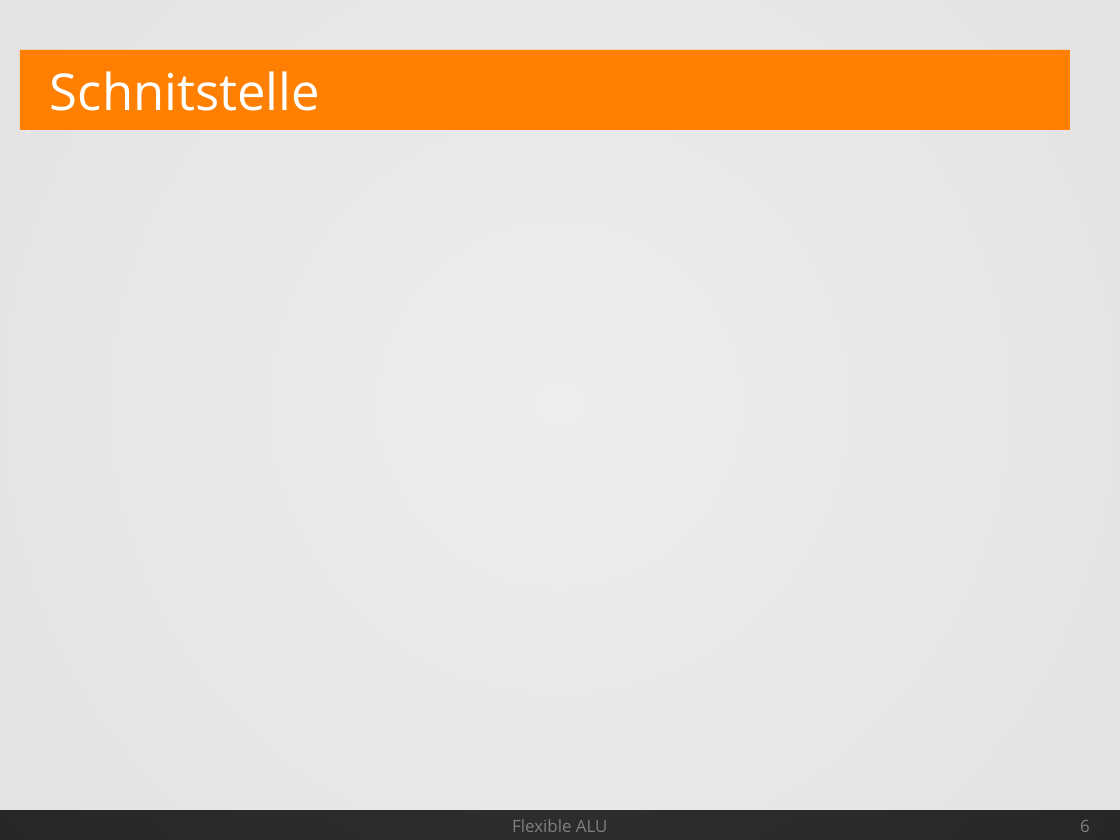
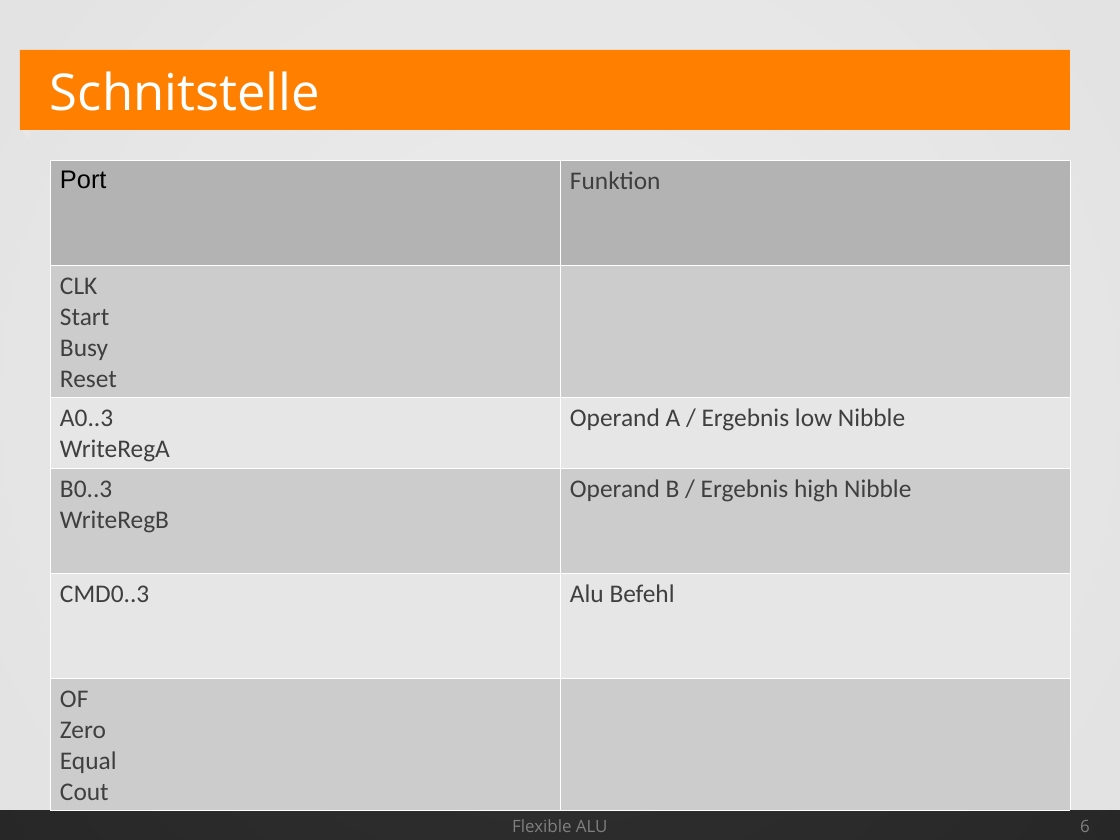
Before and after one commit to Geend/FHDWLogicWorksLib, a slide deck: slide 6 of alu-4/Spec/AluSpec.odp. Drawn at 1120x840 pixels with LibreOffice and Linux fonts; fonts in the diff are those of the drawing. Boxes give left, top, right and bottom in pixels: in the first picture for what was removed or moved away, otherwise in the second. Text is boxed around its words. In the diff, an @@ line names an element or a change of style, - is before the commit and + after.

```diff
--- a/alu-4/Spec/AluSpec.odp
+++ b/alu-4/Spec/AluSpec.odp
@@ table added at (x1=50, y1=160, x2=1070, y2=804), 6 rows, 2 columns @@
+Port | Funktion
+CLK / Start / Busy / Reset | 
+A0..3 / WriteRegA | Operand A / Ergebnis low Nibble
+B0..3 / WriteRegB | Operand B / Ergebnis high Nibble
+CMD0..3 | Alu Befehl
+OF / Zero / Equal / Cout | 
```
Also in this commit, not shown: 3 other slides changed, 1 other file.
